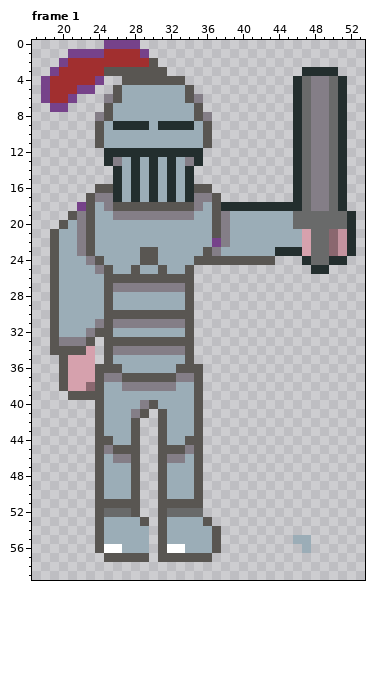
Pixel-art file, stored at art/characters/ritter_jamie_standing.aseprite. Above: the version before the commit.
64x64 pixels, 1 frame. Shown: frame 1: x 17..53, y 0..59. The commit also changed other frames, which this record leaves out.
And afterwards:
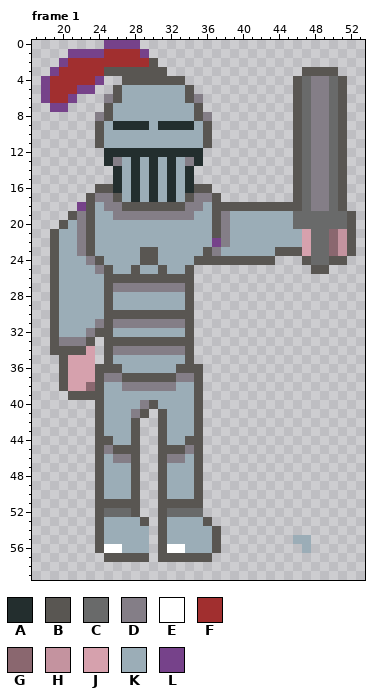
Palette (. is transparent): A #232e2e  B #595652  C #696a6a  D #847e87  E #ffffff  F #a12f2f  G #8a676f  H #c4939f  J #d6a1ad  K #9badb7  L #76428a
Diff:
--- frame 1
@@ x 17..53 @@
  2 ...LFFFFFFFFFB.......................
- 3 ..LFFFFFBBBBBBB...............AAAA...
- 4 .LFFFFFL..BBBBBBB............ACDDCA..
- 5 .LFFFLL..BKKKKKKKB...........ACDDCA..
- 6 .LFFL...DBKKKKKKKBD..........ACDDCA..
- 7 ..LL....BKKKKKKKKKB..........ACDDCA..
- 8 .......DBKKKKKKKKKBD.........ACDDCA..
- 9 .......BKAAAAKAAAAKB.........ACDDCA..
-10 .......BKKKKKKKKKKKB.........ACDDCA..
-11 .......BKKKKKKKKKKKB.........ACDDCA..
-12 ........AAAAAAAAAAA..........ACDDCA..
-13 ........ADKAKAKAKDA..........ACDDCA..
-14 .........AKAKAKAKA...........ACDDCA..
-15 .........AKAKAKAKA...........ACDDCA..
-16 .......BBAKAKAKAKABB.........ACDDCA..
-17 ......BDDAKAKAKAKADDB........ACDDCA..
-18 .....LBKDBBBBBBBBBDKBAAAAAAAAACDDCA..
-19 ....BDBKKDDDDDDDDDKKBDKKKKKKKCCCCCCA.
-20 ...BKDBKKKKKKKKKKKKKBDKKKKKKKCCCCCCA.
-21 ..BKKDBKKKKKKKKKKKKKBDKKKKKKKKJCCGHA.
-22 ..BKKDBKKKKKKKKKKKKKLDKKKKKKKKJCCGHA.
-23 ..BKKDBKKKKKBBKKKKKBDKKKKKKAAAJCCGHA.
-24 ..BKKKDBKKKKBBKKKKBBBBBBBBB...ACCAA..
-25 ..BKKKKDBKKBKKBKKB.............AA....
+ 3 ..LFFFFFBBBBBBB...............BBBB...
+ 4 .LFFFFFL..BBBBBBB............BCDDCB..
+ 5 .LFFFLL..BKKKKKKKB...........BCDDCB..
+ 6 .LFFL...DBKKKKKKKBD..........BCDDCB..
+ 7 ..LL....BKKKKKKKKKB..........BCDDCB..
+ 8 .......DBKKKKKKKKKBD.........BCDDCB..
+ 9 .......BKAAAAKAAAAKB.........BCDDCB..
+10 .......BKKKKKKKKKKKB.........BCDDCB..
+11 .......BKKKKKKKKKKKB.........BCDDCB..
+12 ........AAAAAAAAAAA..........BCDDCB..
+13 ........ADKAKAKAKDA..........BCDDCB..
+14 .........AKAKAKAKA...........BCDDCB..
+15 .........AKAKAKAKA...........BCDDCB..
+16 .......BBAKAKAKAKABB.........BCDDCB..
+17 ......BDDBKAKAKAKBDDB........BCDDCB..
+18 .....LBKDDBBBBBBBDDKBBBBBBBBBBCDDCB..
+19 ....BDBKKDDDDDDDDDKKBDKKKKKKKCCCCCCB.
+20 ...BKDBKKKKKKKKKKKKKBDKKKKKKKCCCCCCB.
+21 ..BKKDBKKKKKKKKKKKKKBDKKKKKKKKJCCGHB.
+22 ..BKKDBKKKKKKKKKKKKKLDKKKKKKKKJCCGHB.
+23 ..BKKDBKKKKKBBKKKKKBDKKKKKKBBBJCCGHB.
+24 ..BKKKDBKKKKBBKKKKBBBBBBBBB...BCCBB..
+25 ..BKKKKDBKKBKKBKKB.............BB....
 26 ..BKKKKKBBBBBBBBBB...................
